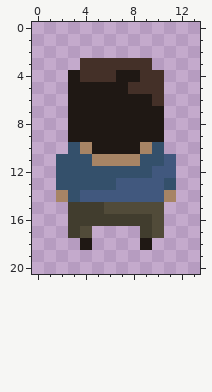
Pixel-art sprite -- sprites/images/spr_player_boomstick_up_0.png. The first picture shows the starting point.
The file is 14x21 pixels. Colours within 5 levels of each other are drawn and written as one.
The result:
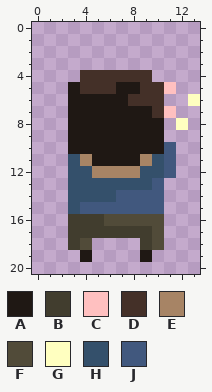
Palette (. is transparent): A #1f1814  B #413d2e  C #ffc0c0  D #443028  E #a78465  F #514b39  G #ffffc0  H #34506b  J #41587e
The edit:
y 3: x 4..9 DDDDDD -> ......
y 4: x 3 A -> .; x 7..8 AA -> DD; x 10 D -> .
y 5: x 4..6 AAA -> DDD; x 8 D -> A; x 11 . -> C
y 6: x 8..9 AA -> DD; x 13 . -> G
y 7: x 10..11 A. -> DC
y 8: x 12 . -> G
y 10: x 3..4 HE -> AA; x 9..11 EH. -> AAJ
y 11: x 2 H -> .; x 4..9 HEEEEH -> EAAAAE
y 12: x 2 H -> .; x 5..8 HHHH -> EEEE; x 10 J -> H
y 13: x 2 H -> .; x 7..9 JJJ -> HHH; x 11 H -> .
y 14: x 2 E -> .; x 4..6 JJJ -> HHH; x 11 E -> .
y 15: x 3..10 BBBFFFFF -> HJJJJJJJ
y 16: x 6..9 BBBB -> FFFF
y 17: x 4..8 F.... -> BBBBB
y 18: x 3..4 .A -> BF; x 9..10 A. -> BF
y 19: x 4 . -> A; x 9 . -> A
Boxes around the changes in both pictures, in picture pixels (x1, y1, x2, y2):
changed: (56, 58, 200, 262)
